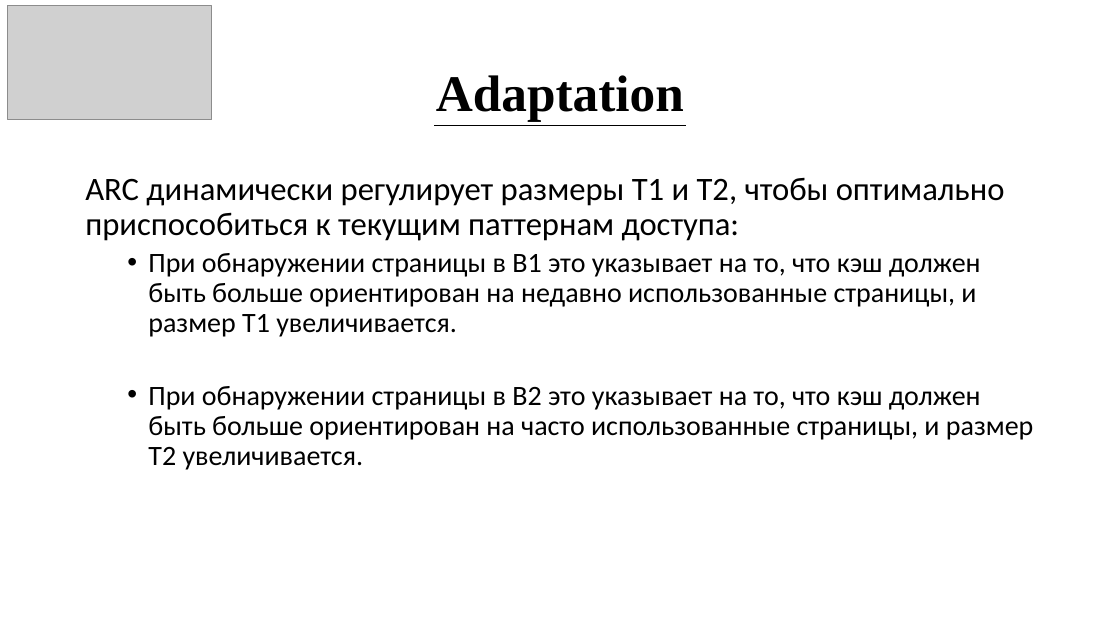
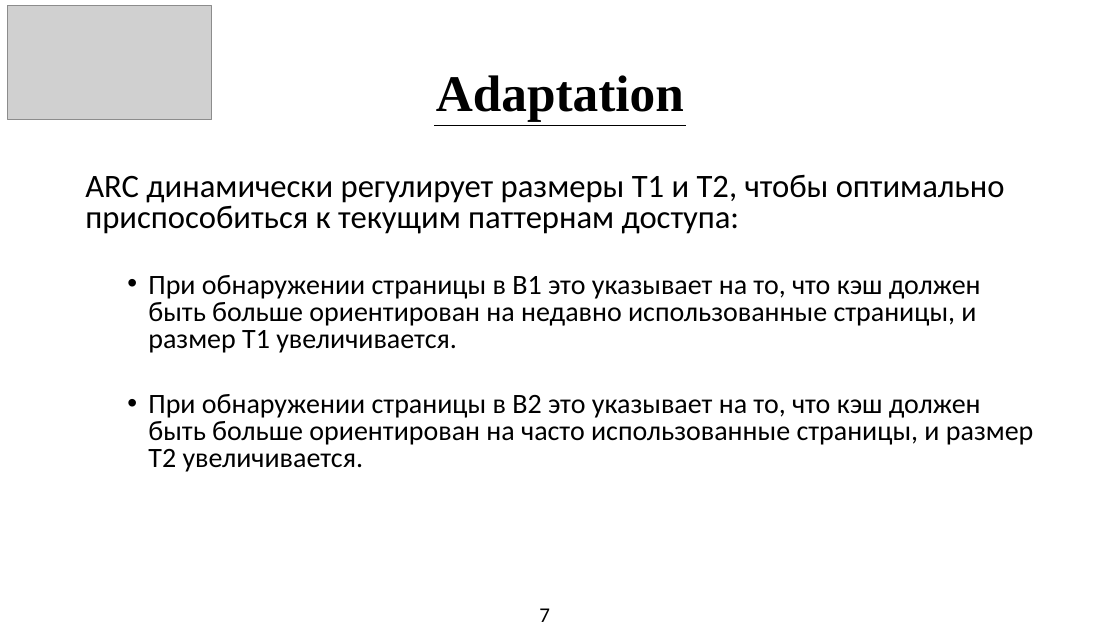
Before and after one commit to Asterialka/Arc-Cash-General, a slide deck: slide 8 of Adaptive Replacement Cache Algorithm.pptx. Drawn at 1120x630 pixels with LibreOffice and Linux fonts; fonts in the diff are those of the drawing; grey boxes stand for pictures. Boxes give left, top, right and bottom in pixels: in the first picture for what was removed or moved away, otherwise in the second. Text is boxed around its words. In the diff, an @@ line names an element or a change of style, - is before the commit and + after.

```diff
--- a/Adaptive Replacement Cache Algorithm.pptx
+++ b/Adaptive Replacement Cache Algorithm.pptx
@@ text "ARC динамически регулирует размеры T1 ..." at [85, 174, 1033, 472]: line spacing 0.9 to 0.8 @@
@@ text added at [539, 608, 550, 622], 18 pt, text #000000 @@
+7
```
Also in this commit, not shown: 6 other slides changed, 4 slides added, 1 slide removed.
